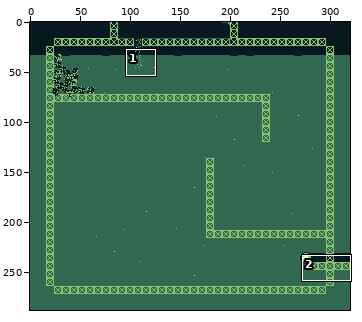
Edited in one commit: pixel-art file (assets/backgrounds/area00-02b.aseprite). Above: a wide view before the commit, with the close-up outlined.
Close-up. Earlier state:
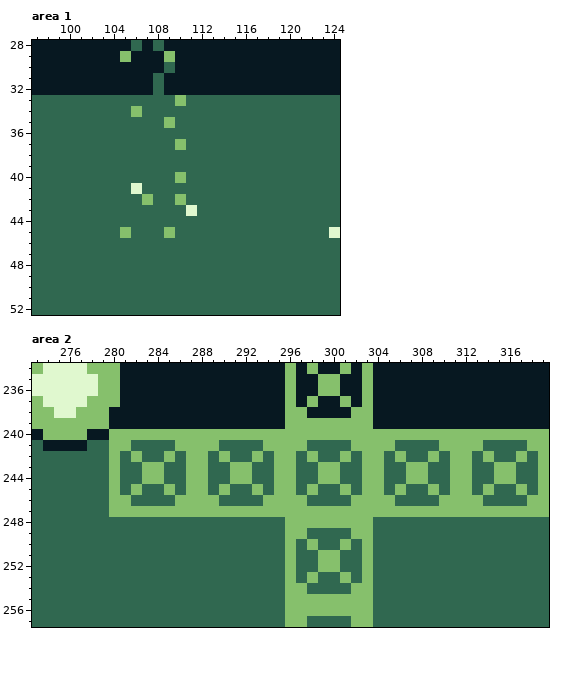
320x288 pixels, 1 frame. Shown: area 1: x 97..124, y 28..52; area 2: x 273..319, y 234..257.
After:
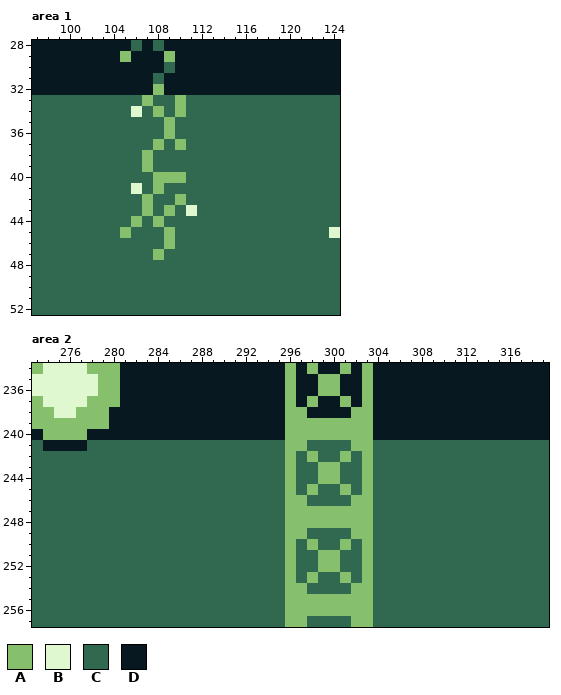
Palette (. is transparent): A #86c06c  B #e0f8cf  C #306850  D #071821
Change:
{"where": "area 1, layer \"platforms\""}
{"y":32,"x":108,"old":"C","new":"A"}
{"y":33,"x":107,"old":"C","new":"A"}
{"y":34,"x":106,"old":"A","new":"B"}
{"y":34,"x":108,"old":"C","new":"A"}
{"y":34,"x":110,"old":"C","new":"A"}
{"y":36,"x":109,"old":"C","new":"A"}
{"y":37,"x":108,"old":"C","new":"A"}
{"y":38,"x":107,"old":"C","new":"A"}
{"y":39,"x":107,"old":"C","new":"A"}
{"y":40,"x":108,"old":"CC","new":"AA"}
{"y":41,"x":108,"old":"C","new":"A"}
{"y":43,"x":107,"old":"C","new":"A"}
{"y":43,"x":109,"old":"C","new":"A"}
{"y":44,"x":106,"old":"C","new":"A"}
{"y":44,"x":108,"old":"C","new":"A"}
{"y":46,"x":109,"old":"C","new":"A"}
{"y":47,"x":108,"old":"C","new":"A"}
{"where": "area 2, layer \"platforms\""}
{"y":240,"x":280,"old":"AAAAAAAAAAAAAAAA","new":"DDDDDDDDDDDDDDDD"}
{"y":240,"x":304,"old":"AAAAAAAAAAAAAAAA","new":"DDDDDDDDDDDDDDDD"}
{"y":241,"x":280,"old":"AA","new":"CC"}
{"y":241,"x":286,"old":"AAAA","new":"CCCC"}
{"y":241,"x":294,"old":"AA","new":"CC"}
{"y":241,"x":304,"old":"AA","new":"CC"}
{"y":241,"x":310,"old":"AAAA","new":"CCCC"}
{"y":241,"x":318,"old":"AA","new":"CC"}
{"y":242,"x":280,"old":"A","new":"C"}
{"y":242,"x":282,"old":"A","new":"C"}
{"y":242,"x":285,"old":"A","new":"C"}
{"y":242,"x":287,"old":"AA","new":"CC"}
{"y":242,"x":290,"old":"A","new":"C"}
{"y":242,"x":293,"old":"A","new":"C"}
{"y":242,"x":295,"old":"A","new":"C"}
{"y":242,"x":304,"old":"A","new":"C"}
{"y":242,"x":306,"old":"A","new":"C"}
{"y":242,"x":309,"old":"A","new":"C"}
{"y":242,"x":311,"old":"AA","new":"CC"}
{"y":242,"x":314,"old":"A","new":"C"}
{"y":242,"x":317,"old":"A","new":"C"}
{"y":242,"x":319,"old":"A","new":"C"}
{"y":243,"x":280,"old":"A","new":"C"}
{"y":243,"x":283,"old":"AA","new":"CC"}
{"y":243,"x":287,"old":"AA","new":"CC"}
{"y":243,"x":291,"old":"AA","new":"CC"}
{"y":243,"x":295,"old":"A","new":"C"}
{"y":243,"x":304,"old":"A","new":"C"}
{"y":243,"x":307,"old":"AA","new":"CC"}
{"y":243,"x":311,"old":"AA","new":"CC"}
{"y":243,"x":315,"old":"AA","new":"CC"}
{"y":243,"x":319,"old":"A","new":"C"}
{"y":244,"x":280,"old":"A","new":"C"}
{"y":244,"x":283,"old":"AA","new":"CC"}
{"y":244,"x":287,"old":"AA","new":"CC"}
{"y":244,"x":291,"old":"AA","new":"CC"}
{"y":244,"x":295,"old":"A","new":"C"}
{"y":244,"x":304,"old":"A","new":"C"}
{"y":244,"x":307,"old":"AA","new":"CC"}
{"y":244,"x":311,"old":"AA","new":"CC"}
{"y":244,"x":315,"old":"AA","new":"CC"}
{"y":244,"x":319,"old":"A","new":"C"}
{"y":245,"x":280,"old":"A","new":"C"}
{"y":245,"x":282,"old":"A","new":"C"}
{"y":245,"x":285,"old":"A","new":"C"}
{"y":245,"x":287,"old":"AA","new":"CC"}
{"y":245,"x":290,"old":"A","new":"C"}
{"y":245,"x":293,"old":"A","new":"C"}
{"y":245,"x":295,"old":"A","new":"C"}
{"y":245,"x":304,"old":"A","new":"C"}
{"y":245,"x":306,"old":"A","new":"C"}
{"y":245,"x":309,"old":"A","new":"C"}
{"y":245,"x":311,"old":"AA","new":"CC"}
{"y":245,"x":314,"old":"A","new":"C"}
{"y":245,"x":317,"old":"A","new":"C"}
{"y":245,"x":319,"old":"A","new":"C"}
{"y":246,"x":280,"old":"AA","new":"CC"}
{"y":246,"x":286,"old":"AAAA","new":"CCCC"}
{"y":246,"x":294,"old":"AA","new":"CC"}
{"y":246,"x":304,"old":"AA","new":"CC"}
{"y":246,"x":310,"old":"AAAA","new":"CCCC"}
{"y":246,"x":318,"old":"AA","new":"CC"}
{"y":247,"x":280,"old":"AAAAAAAAAAAAAAAA","new":"CCCCCCCCCCCCCCCC"}
{"y":247,"x":304,"old":"AAAAAAAAAAAAAAAA","new":"CCCCCCCCCCCCCCCC"}
{"label":"changed","picture_box":[131,84,186,260]}
{"label":"changed","picture_box":[109,429,285,517]}
{"label":"changed","picture_box":[373,429,549,517]}
